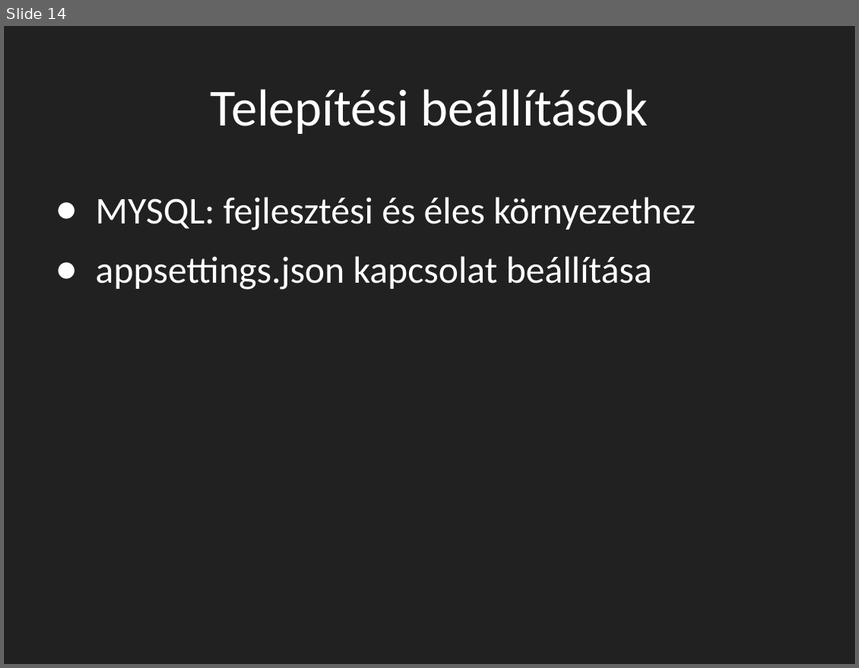
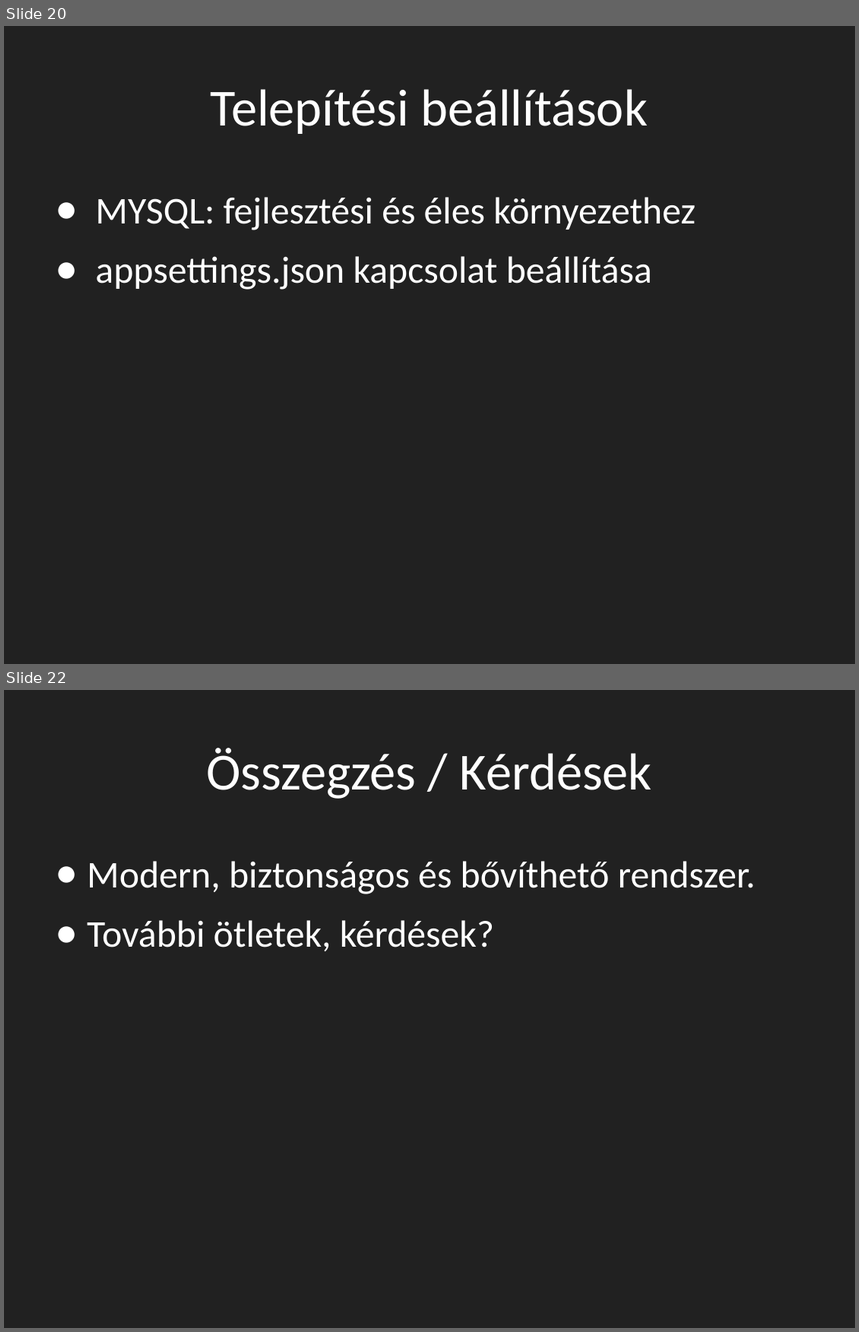
Before and after one commit to SzabolcsMolnar82/--VIZSGA-2025, a slide deck: Dokumentáció/Dolgozoi_belepteto_rendszer_v2.pptx. Shown one above the other, each under a label of ours: slide 14 before the commit, slides 20 and 22 after it; the slides between them are not shown. The pictures are 859x668 and 859x1332 pixels, drawn with LibreOffice and Linux fonts; fonts in the diff are those of the drawing. Boxes give left, top, right and bottom in pixels: in the first picture for what was removed or moved away, otherwise in the second. Text is boxed around its words. In the diff, an @@ line names an element or a change of style, - is before the commit and + after.

```diff
--- a/Dokumentáció/Dolgozoi_belepteto_rendszer_v2.pptx
+++ b/Dokumentáció/Dolgozoi_belepteto_rendszer_v2.pptx
@@ slide 22 added at (x1=4, y1=690, x2=855, y2=1328), background #212121 @@
@@ title added at (x1=206, y1=748, x2=652, y2=799), 44 pt, text #FFFFFF @@
+Összegzés / Kérdések
@@ text added at (x1=87, y1=861, x2=756, y2=951), 32 pt, text #FFFFFF @@
+● Modern, biztonságos és bővíthető rendszer.
+● További ötletek, kérdések?
@@ what was slide 14 is now slide 20 @@
```
Also in this commit, not shown: 3 slides changed, 6 other slides added, 2 other files.
